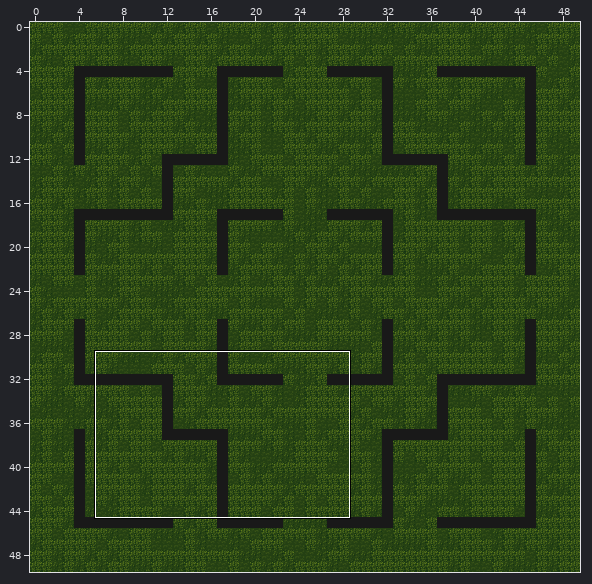
A Tiled map gets an edit: data/tiled/forrest/forrest.tmx. The first picture is a wide view before the edit; the outline marks the close-up.
Close-up. The starting point:
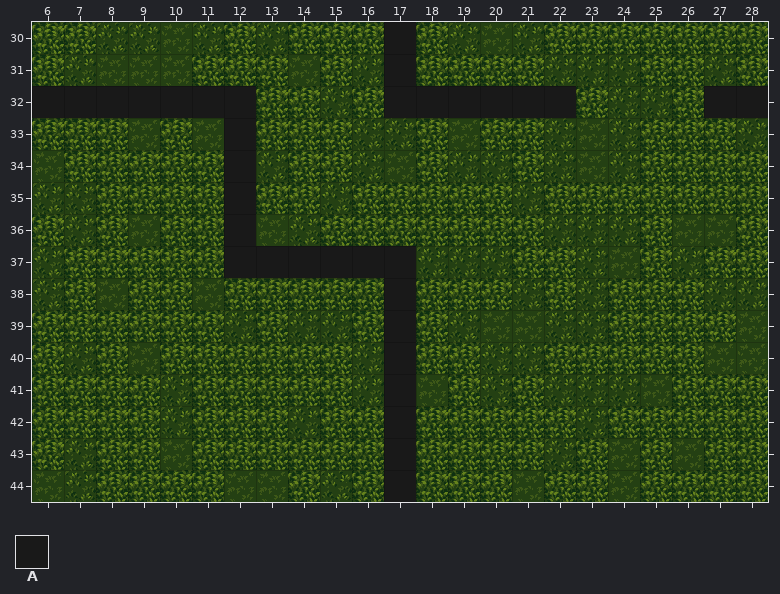
Cells are 32x32 px. Shown: x 6..28, y 30..44. The commit also changed other parts of the map, which this record leaves out.
Key: from "forrest": A 6.
_ is an empty cell.
Layers that did not change in this view are not listed.
Layer "Walls" before, first column x 6:
30 ___________A___________
31 ___________A___________
32 AAAAAAA____AAAAAA____AA
33 ______A________________
34 ______A________________
35 ______A________________
36 ______A________________
37 ______AAAAAA___________
38 ___________A___________
39 ___________A___________
40 ___________A___________
41 ___________A___________
42 ___________A___________
43 ___________A___________
44 ___________A___________
The same view after the edit:
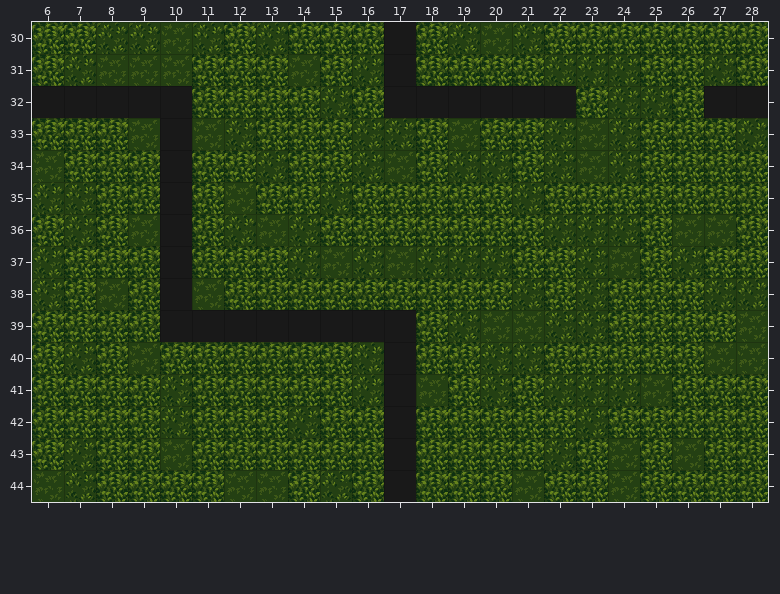
Change:
Layer "Walls":
The author put tile A in rows 33 to 38 at x 10; in row 39 at x 10 to 16.
The edit erases tile A in row 32 at x 11 to 12; in rows 33 to 36 at x 12; in row 37 at x 12 to 17; in row 38 at x 17.
